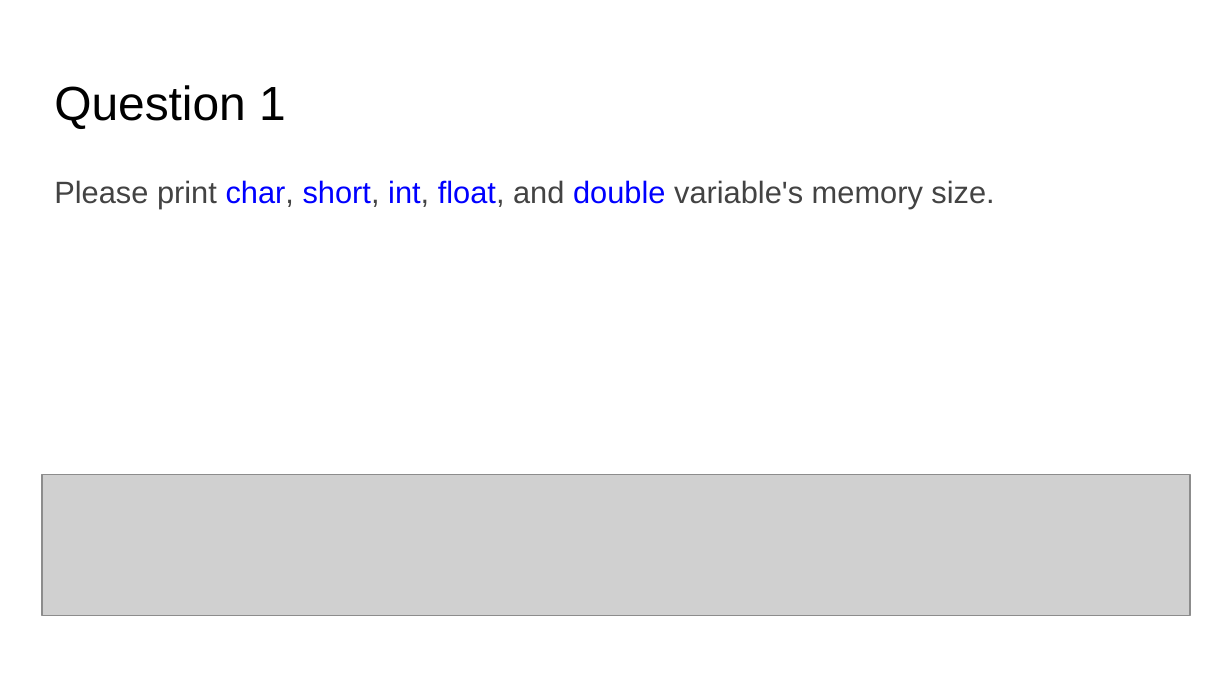
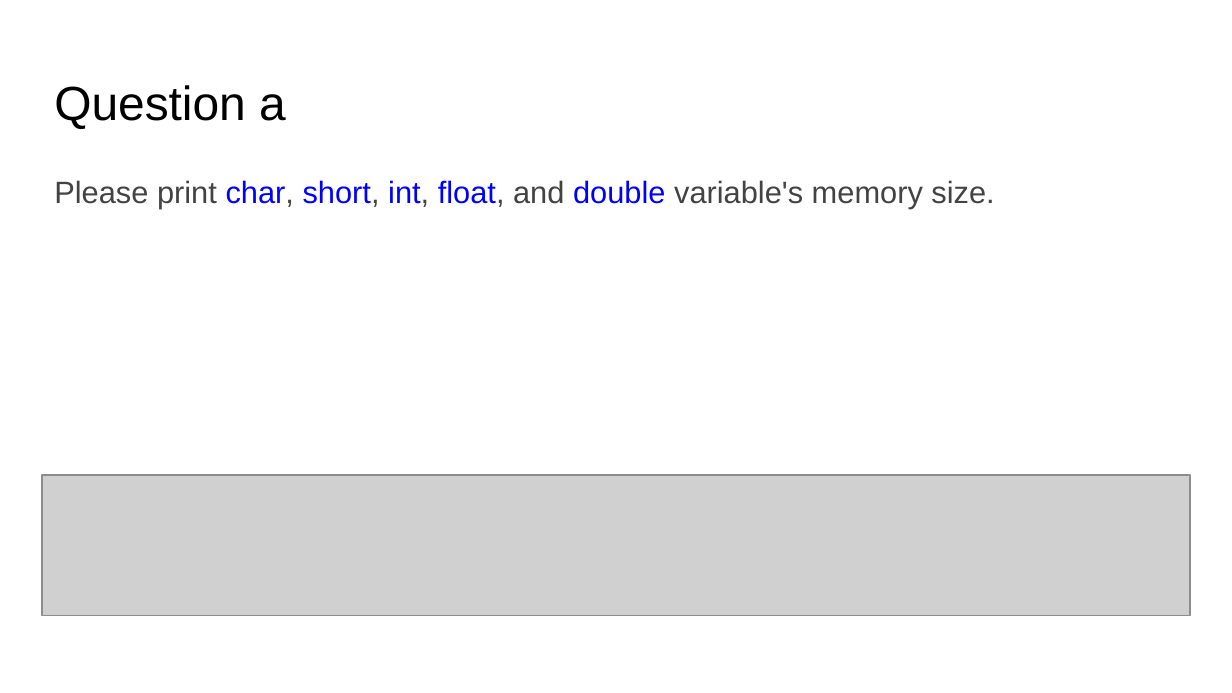
Before and after one commit to TheLurkingCat/Introduction-to-Computers-and-Programming, a slide deck: slide 2 of hw2/HW2.pptx. Drawn at 1232x693 pixels with LibreOffice and Linux fonts; fonts in the diff are those of the drawing; grey boxes stand for pictures. Boxes give left, top, right and bottom in pixels: in the first picture for what was removed or moved away, otherwise in the second. Text is boxed around its words. In the diff, an @@ line names an element or a change of style, - is before the commit and + after.

```diff
--- a/hw2/HW2.pptx
+++ b/hw2/HW2.pptx
@@ title at [54, 85, 286, 129]: text changed @@
-Question 1
+Question a
```
Also in this commit, not shown: 5 other slides changed, 12 other files.
